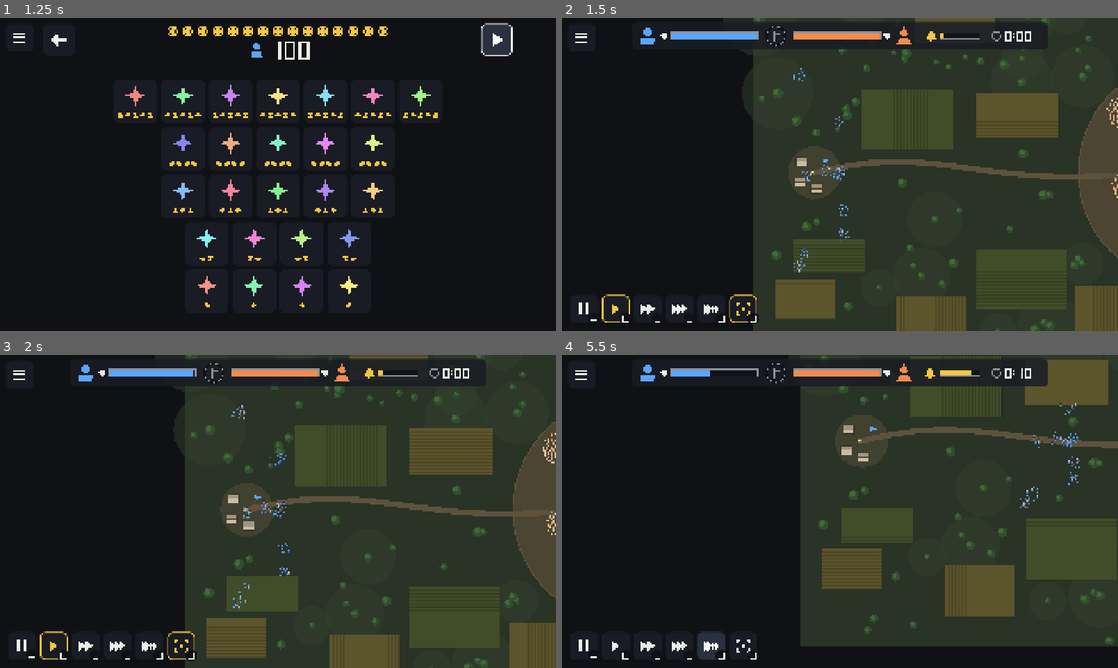
Above: before the commit, frames 1-4 (two rows, left to right).
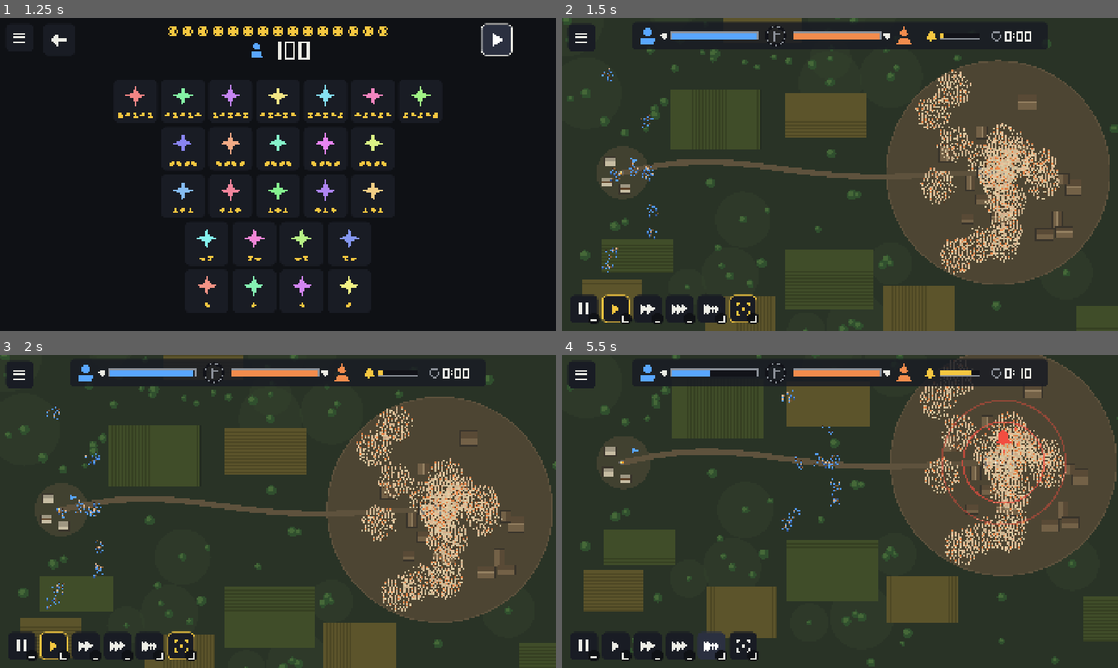
Above: after the commit, the same moments.

Repository: kuhyx/fifteen-dollar-siege
Game: Godot game, scene res://main.tscn
Same seed, same stepped clock (60 frames per second), same inputs: the game is played once before the commit and once after it.
Inputs (mouse positions are in pixels of both pictures, inside the frame that each line leads up to):
- Up to frame 1 (1.25 s): click (161, 174) at 0.5 s
- Up to frame 2 (1.5 s): click (1056, 39) at 1.25 s
- Up to frame 3 (2 s): no input
- Up to frame 4 (5.5 s): tap Enter (siege_charge) at 2 s; drag from (840, 511) to (895, 442) at 2.02 s; click (617, 646) at 2.75 s; click (645, 646) at 3.5 s; click (678, 646) at 4.25 s; click (712, 646) at 5 s

Frame 1 is identical in both runs. In frame 2, 57% of the frame differs, in the area x 0-100%, y 0-100%; in frame 3, 56%; in frame 4, 68%.

Commit message:
fix: camera shows no void beside the map
The auto camera, the wheel and a drag stop at the map's edges; a map
smaller than the screen sits in the middle. The Esc badge is a small
keyboard with its top-left key filled. The pep talk's man is bigger and
his hearts are red.

Co-Authored-By: Claude Fable 5.2 <noreply@anthropic.com>
Claude-Session: https://claude.ai/code/session_01WzxdWXs4gEhEUMr9rgYG9V

Diff:
--- a/src/view/battle/battle_camera.gd
+++ b/src/view/battle/battle_camera.gd
@@ -21,8 +21,10 @@
 const LEAD_M := 60.0
 
 var bounds := Rect2(0.0, 0.0, 600.0, 400.0)
-## The canvas rectangle the map is shown in.
+## The canvas rectangle the action is framed in (the screen without the
+## HUD's strips), and the whole screen: the map is drawn on all of it.
 var view := Rect2(0.0, 0.0, 1920.0, 1080.0)
+var screen := Rect2(0.0, 0.0, 1920.0, 1080.0)
 var center := Vector2.ZERO
 var zoom := 1.0
 var auto := true
@@ -34,8 +36,16 @@
 func setup(p_bounds: Rect2, p_view: Rect2) -> void:
 	bounds = p_bounds
 	view = p_view
+	screen = p_view
 	frame(bounds)
 	snap()
+
+
+## A screen of `area` canvas pixels whose top and bottom strips belong to
+## the HUD: the action is framed between them.
+func fit_screen(area: Vector2, top: float, bottom: float) -> void:
+	screen = Rect2(Vector2.ZERO, area if area.x > 1.0 else Vector2(1920.0, 1080.0))
+	view = Rect2(0.0, top, screen.size.x, screen.size.y - top - bottom)
 
 
 ## Pixels per metre that show the whole map.
@@ -58,9 +68,24 @@
 
 ## Aims the auto camera at `box` (map metres). It glides there in `update`.
 func frame(box: Rect2) -> void:
-	_goal_center = box.get_center().clamp(bounds.position, bounds.end)
 	var wanted := minf(view.size.x / maxf(box.size.x, 1.0), view.size.y / maxf(box.size.y, 1.0))
 	_goal_zoom = clampf(wanted, fit_zoom() * MIN_FIT, MAX_ZOOM)
+	_goal_center = on_map(box.get_center(), _goal_zoom)
+
+
+## `point` moved so that, at `at_zoom`, the screen shows no more of the
+## nothing beyond the map than it must (a map narrower than the screen sits
+## in the middle).
+func on_map(point: Vector2, at_zoom: float) -> Vector2:
+	var low := bounds.position + (view.get_center() - screen.position) / at_zoom
+	var high := bounds.end - (screen.end - view.get_center()) / at_zoom
+	var out := point
+	for axis in 2:
+		if low[axis] <= high[axis]:
+			out[axis] = clampf(point[axis], low[axis], high[axis])
+		else:
+			out[axis] = (low[axis] + high[axis]) / 2.0
+	return out
 
 
 ## Jumps to where `frame` aimed.
@@ -89,14 +114,13 @@
 	auto = false
 	var held := to_map(canvas_point)
 	zoom = clampf(zoom * factor, fit_zoom() * MIN_FIT, MAX_ZOOM)
-	center += held - to_map(canvas_point)
-	center = center.clamp(bounds.position, bounds.end)
+	center = on_map(center + held - to_map(canvas_point), zoom)
 
 
 ## Moves the map with the pointer by `canvas_delta` pixels.
 func pan(canvas_delta: Vector2) -> void:
 	auto = false
-	center = (center - canvas_delta / zoom).clamp(bounds.position, bounds.end)
+	center = on_map(center - canvas_delta / zoom, zoom)
 
 
 func resume_auto() -> void:
--- a/src/view/battle/battle_hud.gd
+++ b/src/view/battle/battle_hud.gd
@@ -33,13 +33,6 @@
 var _left := HBoxContainer.new()
 var _device := SiegeActions.Device.KEYS
 var _right := HBoxContainer.new()
-
-
-## The part of a screen of `area` the HUD leaves free. The camera frames the
-## action inside it; the map itself still fills the whole screen.
-static func map_rect(area: Vector2) -> Rect2:
-	var whole := area if area.x > 1.0 else Vector2(1920.0, 1080.0)
-	return Rect2(0.0, TOP_CLEAR, whole.x, whole.y - TOP_CLEAR - BOTTOM_CLEAR)
 
 
 func setup(with_orders: bool) -> void:
--- a/src/view/battle/fx_specials.gd
+++ b/src/view/battle/fx_specials.gd
@@ -51,9 +51,11 @@
 	canvas.draw_line(crate.position, crate.end, WorldPalette.WOOD_DARK, 0.5)
 	var flex := 1.0 + 0.08 * sin(fx.age * 12.0)
 	var hero := FigureLibrary.spec(SiegeSnapshot.Kind.BAT_MEN, _plain).near[0]
-	var stand := Transform2D(0.0, Vector2(2.2, 2.2 * flex), 0.0, fx.pos + Vector2(0, -3.0))
+	var stand := Transform2D(0.0, Vector2(3.0, 3.0 * flex), 0.0, fx.pos + Vector2(0, -3.0))
 	canvas.draw_mesh(hero, null, stand)
-	canvas.draw_rect(Rect2(fx.pos + Vector2(-1.5, -9.9 * flex), Vector2(3.0, 0.7)), Palette.BAD)
+	canvas.draw_rect(
+		Rect2(fx.pos + Vector2(-2.1, -3.0 - 10.3 * flex), Vector2(4.2, 0.9)), Palette.BAD
+	)
 	for i in 3:
 		var part := fmod(fx.progress() * 2.0 + i / 3.0, 1.0)
 		var ring := Color(Palette.COIN, (1.0 - part) * fx.fading())
@@ -62,7 +64,7 @@
 		var rise := fmod(fx.progress() * 1.6 + fx.chance(i), 1.0)
 		var at := fx.pos + fx.jitter(i, 55.0) + Vector2(0, -6.0 - 14.0 * rise)
 		var box := Rect2(at - Vector2.ONE * 2.5, Vector2.ONE * 5.0)
-		var heart := Color(Palette.ARMY.lightened(0.3), (1.0 - rise) * fx.fading())
+		var heart := Color(Palette.BAD.lightened(0.15), (1.0 - rise * rise) * fx.fading())
 		canvas.draw_texture_rect(Glyphs.texture(&"morale"), box, false, heart)
 
 
--- a/src/view/battle/key_glyphs.gd
+++ b/src/view/battle/key_glyphs.gd
@@ -87,12 +87,16 @@
 			_cap(g)
 			g.rect(52, 58, 44, 12)
 			g.polygon(PackedVector2Array([Vector2(54, 42), Vector2(54, 86), Vector2(28, 64)]))
-		"escape":
-			_cap(g)
-			g.ring(Vector2(70, 70), 24, 15)
-			g.rect(28, 28, 44, 44, true)
-			g.line(Vector2(34, 34), Vector2(66, 66), 10)
-			g.polygon(PackedVector2Array([Vector2(28, 28), Vector2(56, 30), Vector2(30, 56)]))
+		"escape":  # a small keyboard with its top-left key filled
+			g.frame(2, 22, 124, 84, 7)
+			for row in 3:
+				for column in 5:
+					var x := 14.0 + column * 21.0
+					var y := 32.0 + row * 22.0
+					if row == 0 and column == 0:
+						g.rect(x - 2.0, y - 2.0, 20, 20)
+					else:
+						g.frame(x, y, 16, 16, 4)
 		"mouse_left":
 			g.frame(30, 8, 68, 112, 9)
 			g.rect(39, 17, 22, 40)
--- a/src/view/battle_screen.gd
+++ b/src/view/battle_screen.gd
@@ -59,7 +59,8 @@
 	speed = p_speed
 	set_anchors_and_offsets_preset(Control.PRESET_FULL_RECT)
 	plan = MapPlan.of(sim.map())
-	camera.setup(sim.map().bounds, BattleHud.map_rect(size))
+	camera.setup(sim.map().bounds, Rect2(Vector2.ZERO, size))
+	_fit()
 	pointer.camera = camera
 	add_child(world)
 	for layer: Node2D in [map_layer, crowd, effects]:
@@ -177,7 +178,7 @@
 
 
 func _wire() -> void:
-	resized.connect(func() -> void: camera.view = BattleHud.map_rect(size))
+	resized.connect(_fit)
 	hud.pause_pressed.connect(func() -> void: held = not held)
 	hud.speed_picked.connect(func(value: float) -> void: speed = value)
 	hud.auto_pressed.connect(camera.resume_auto)
@@ -223,6 +224,10 @@
 			hud.meters.ringing = RING_S
 
 
+func _fit() -> void:
+	camera.fit_screen(size, BattleHud.TOP_CLEAR, BattleHud.BOTTOM_CLEAR)
+
+
 func _on_payoff_done() -> void:
 	payoff_active = false
 	finished.emit(sim.outcome())
--- a/tests/view/test_battle_motion.gd
+++ b/tests/view/test_battle_motion.gd
@@ -98,11 +98,14 @@
 
 func test_the_wheel_zooms_about_the_cursor_and_drag_pans() -> void:
 	var camera := _camera()
-	var cursor := Vector2(400, 300)
+	camera.hold(Rect2(200, 100, 200, 112))
+	camera.resume_auto()
+	var cursor := Vector2(700, 400)
 	var under := camera.to_map(cursor)
+	var before_zoom := camera.zoom
 	camera.zoom_at(cursor, BattleCamera.WHEEL_STEP)
 	assert_false(camera.auto, "a hand on the camera stops the auto framing")
-	assert_gt(camera.zoom, 2.7)
+	assert_gt(camera.zoom, before_zoom)
 	assert_almost_eq(camera.to_map(cursor), under, Vector2(0.01, 0.01), "the spot stays put")
 	var before := camera.to_map(Vector2(960, 540))
 	camera.pan(Vector2(-100, 0))
@@ -110,11 +113,21 @@
 	for i in 80:
 		camera.zoom_at(cursor, BattleCamera.WHEEL_STEP)
 	assert_almost_eq(camera.zoom, BattleCamera.MAX_ZOOM, 0.001, "zoom has a ceiling")
+	camera.pan(Vector2(99999, 99999))
+	assert_almost_eq(
+		camera.to_map(Vector2.ZERO),
+		Vector2.ZERO,
+		Vector2(0.01, 0.01),
+		"the map's corner stops at the screen's"
+	)
+	camera.pan(Vector2(-99999, -99999))
+	assert_almost_eq(camera.to_map(Vector2(1920, 1080)), Vector2(600, 400), Vector2(0.01, 0.01))
 	for i in 200:
 		camera.zoom_at(cursor, 1.0 / BattleCamera.WHEEL_STEP)
 	assert_gt(camera.zoom, 2.0, "and a floor near the whole map")
-	camera.pan(Vector2(99999, 99999))
-	assert_true(Rect2(0, 0, 600, 400).has_point(camera.center), "the map never leaves the view")
+	assert_almost_eq(
+		camera.center, Vector2(300, 200), Vector2(0.01, 0.01), "a small map sits in the middle"
+	)
 
 
 func test_auto_framing_glides_to_the_action_and_comes_back_on_request() -> void:
@@ -123,9 +136,10 @@
 	assert_almost_eq(camera.zoom, 2.7, 0.001, "not there yet: it glides")
 	for i in 240:
 		camera.update(1.0 / 60.0)
-	assert_almost_eq(camera.center, Vector2(80, 200), Vector2(1, 1))
 	assert_gt(camera.zoom, 6.0)
-	camera.pan(Vector2(50, 0))
+	assert_almost_eq(camera.center.y, 200.0, 1.0)
+	assert_almost_eq(camera.to_map(Vector2(0, 540)).x, 0.0, 1.0, "no void beside the map's edge")
+	camera.pan(Vector2(-50, 0))
 	var held := camera.center
 	camera.frame(Rect2(300, 100, 200, 200))
 	camera.update(1.0)
@@ -135,6 +149,18 @@
 	for i in 240:
 		camera.update(1.0 / 60.0)
 	assert_almost_eq(camera.center, Vector2(400, 200), Vector2(1, 1))
+
+
+func test_the_hud_strips_stay_clear_of_the_action() -> void:
+	var camera := _camera()
+	camera.fit_screen(Vector2(1920, 1080), 118.0, 132.0)
+	camera.hold(Rect2(250, 150, 100, 60))
+	var top := camera.to_canvas(Vector2(300, 150)).y
+	var bottom := camera.to_canvas(Vector2(300, 210)).y
+	assert_gte(top, 118.0 - 0.01, "the top of the action is under the meters")
+	assert_lte(bottom, 1080.0 - 132.0 + 0.01, "its bottom is above the buttons")
+	camera.fit_screen(Vector2.ZERO, 118.0, 132.0)
+	assert_eq(camera.screen.size, Vector2(1920, 1080), "no size yet: the base size")
 
 
 func test_the_action_is_the_army_and_whoever_it_meets() -> void:
